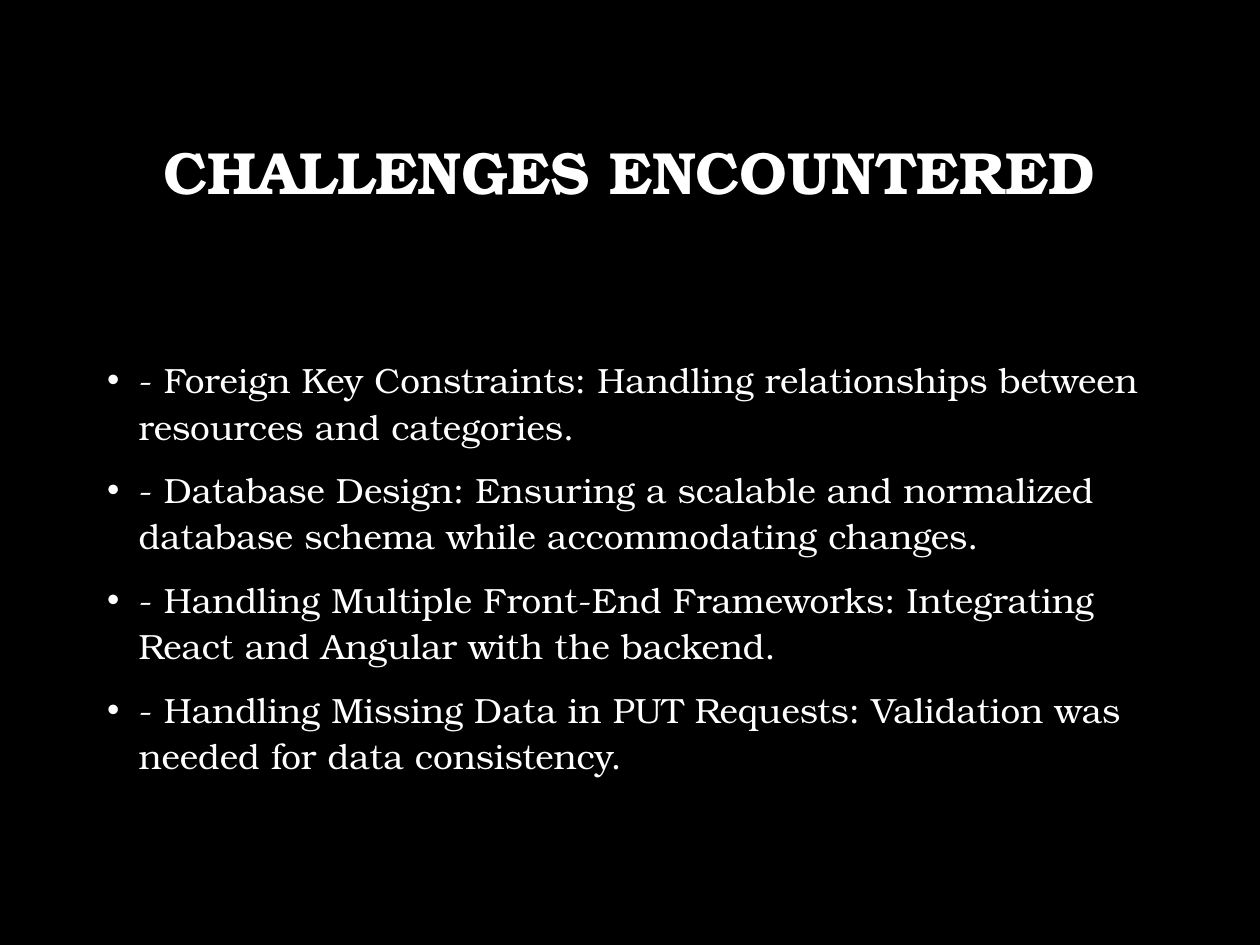
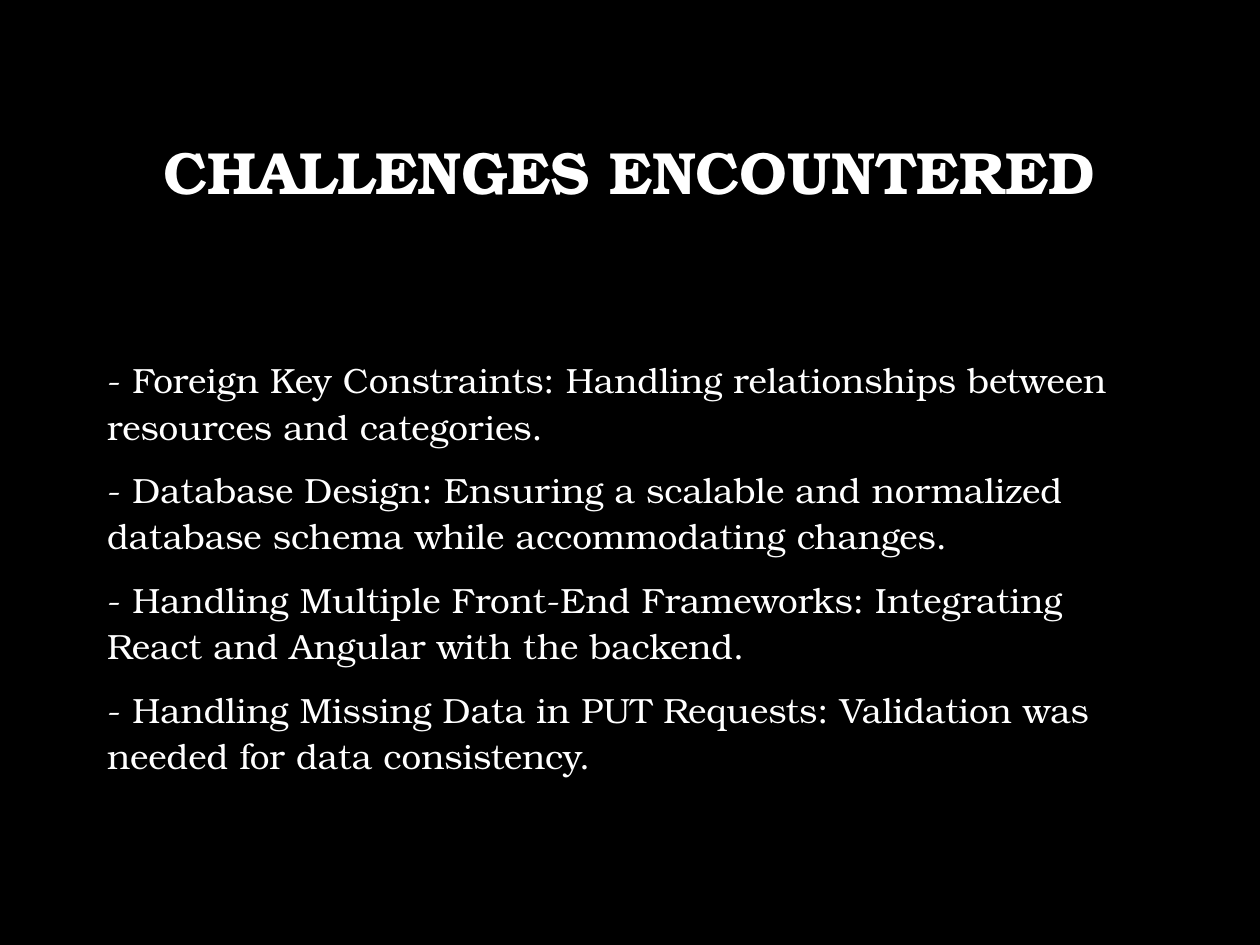
Before and after one commit to matthewkollar/CST-391-Milestone-3-Benchmark, a slide deck: slide 3 of docs/FaithTrack_Milestone_3_Presentation.pptx. Drawn at 1260x945 pixels with LibreOffice and Linux fonts; fonts in the diff are those of the drawing; background and template pictures are left out. Boxes give left, top, right and bottom in pixels: in the first picture for what was removed or moved away, otherwise in the second. Text is boxed around its words. In the diff, an @@ line names an element or a change of style, - is before the commit and + after.

```diff
--- a/docs/FaithTrack_Milestone_3_Presentation.pptx
+++ b/docs/FaithTrack_Milestone_3_Presentation.pptx
@@ text "- Foreign Key Constraints: Handling ..." at box(107, 368, 1106, 778): bullet • to none @@
```
Also in this commit, not shown: 5 other slides changed.
